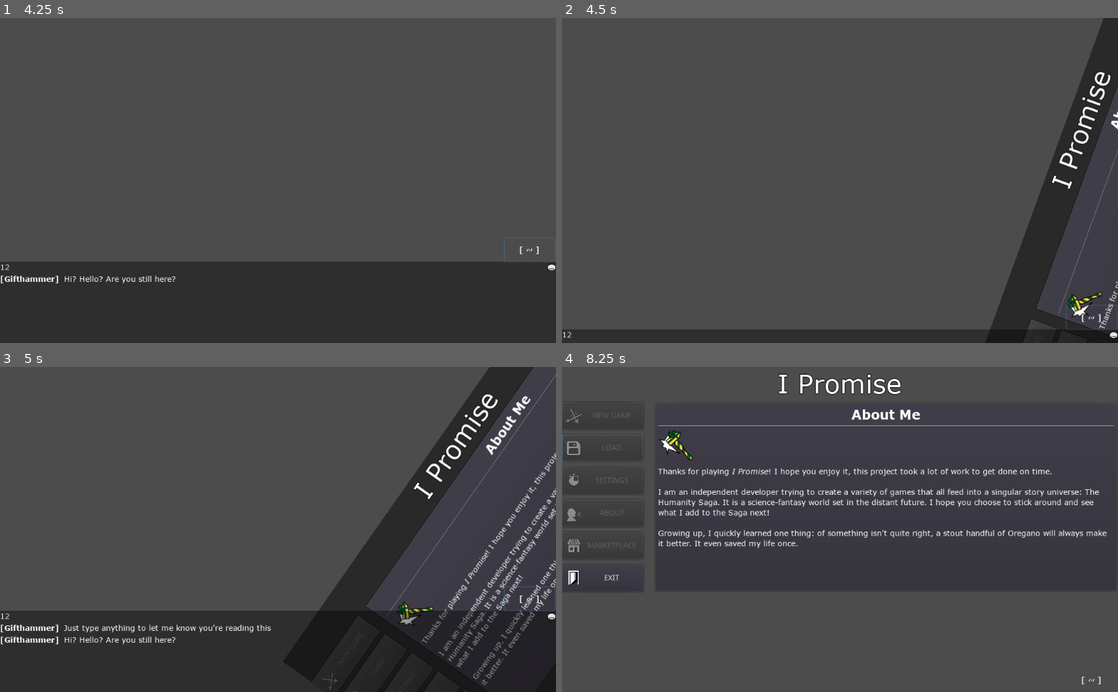
Above: before the commit, frames 1-4 (two rows, left to right).
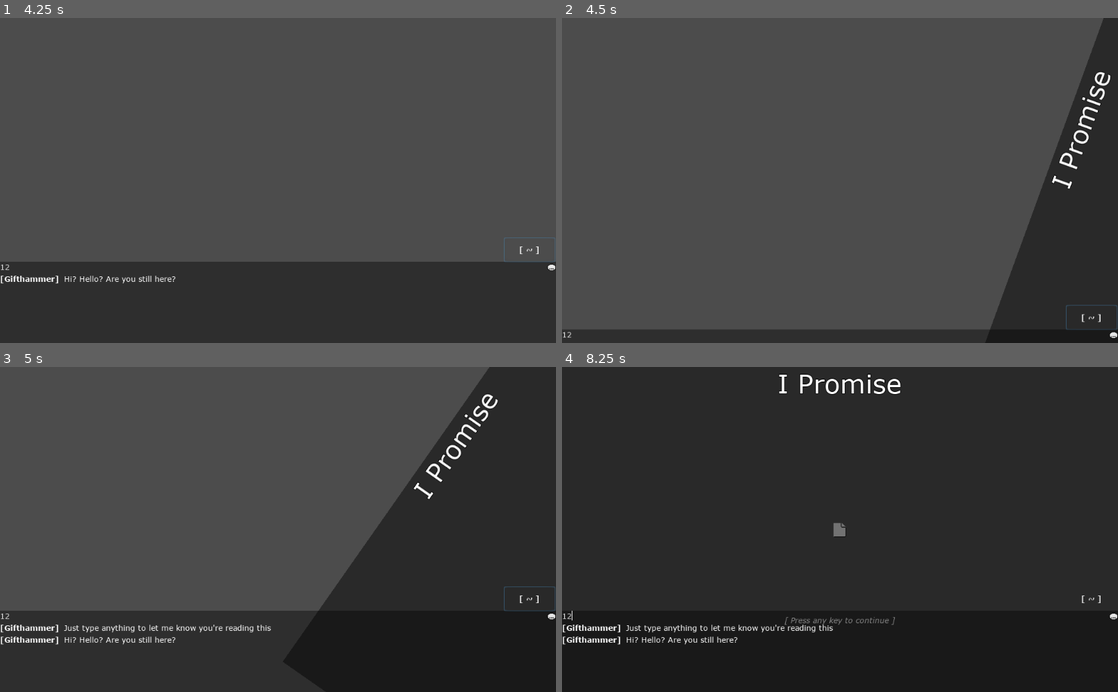
Above: after the commit, the same moments.

Repository: LanceMuch7/GWJ-31_I_Promise
Game: Godot game, scene res://src/Splash.tscn
The game is run twice, just before and just after one commit, with the same random seed, the same clock (stepped at 60 frames per second) and the same inputs.
Inputs (mouse positions are in pixels of both pictures, inside the frame that each line leads up to):
- Up to frame 1 (4.25 s): tap Enter (ui_accept) at 0.5, 0.77 s; move the mouse to (400, 164) at 0.52 s; click (400, 164) at 0.67 s; click "[ ~ ]" at 1.25 s; click (278, 265) at 2.02 s; type "12" at 2.1 s; click "[ ~ ]" at 2.75 s; click "[ ~ ]" at 3.5 s
- Up to frame 2 (4.5 s): tap Enter (ui_accept) at 4.25 s; move the mouse to (728, 196) at 4.27 s; click (728, 196) at 4.42 s
- Up to frame 3 (5 s): tap Enter (ui_accept) at 4.52 s
- Up to frame 4 (8.25 s): move the mouse to (895, 458) at 5.02 s; click (895, 458) at 5.17 s; tap Enter (ui_accept) at 5.75, 6.02, 6.77, 7.52 s; move the mouse to (812, 594) at 5.77 s; click (812, 594) at 5.92 s; move the mouse to (1006, 578) at 6.52 s; click (1006, 578) at 6.67 s; move the mouse to (673, 480) at 7.27 s; click (673, 480) at 7.42 s; click "[ Press any key to continue ]" at 8 s

Frame 1 is identical in both runs. In frame 2, 5.5% of the frame differs, in the area x 83-100%, y 20-100%; in frame 3, 14%; in frame 4, 77%, in the area x 0-100%, y 0-100%.

Commit message:
nearly finished Button Enable puzzle

Diff:
--- a/project.godot
+++ b/project.godot
@@ -39,6 +39,12 @@
 , Object(InputEventKey,"resource_local_to_scene":false,"resource_name":"","device":0,"alt":false,"shift":false,"control":false,"meta":false,"command":false,"pressed":false,"scancode":96,"unicode":0,"echo":false,"script":null)
  ]
 }
+select={
+"deadzone": 0.5,
+"events": [ Object(InputEventMouseButton,"resource_local_to_scene":false,"resource_name":"","device":0,"alt":false,"shift":false,"control":false,"meta":false,"command":false,"button_mask":0,"position":Vector2( 0, 0 ),"global_position":Vector2( 0, 0 ),"factor":1.0,"button_index":1,"pressed":false,"doubleclick":false,"script":null)
+, Object(InputEventJoypadButton,"resource_local_to_scene":false,"resource_name":"","device":0,"button_index":0,"pressure":0.0,"pressed":false,"script":null)
+ ]
+}
 
 [rendering]
 
--- a/src/Debugger.gd
+++ b/src/Debugger.gd
@@ -16,10 +16,18 @@
 	[ # part 2
 		"Oh you found it! Huh... no idea how it got all the way over there"
 	],
-	[""],
-	[""],
-	[""],
-	[""],
+	[ # part 3
+		""],
+	[ # part 4
+		"Huh, not sure why I forgot to add a Play button line item",
+		"Here. This will fix it...",
+		"SetUiEnabled Bg/VBox/Divide/Buttons/NewGame true",
+		"Grrr... more errors",
+	],
+	[ # part 5
+		""],
+	[ # part 6
+		""],
 	[""],
 	[""],
 	[""],
@@ -66,6 +74,9 @@
 		if step == 0:
 			GameState.SetStep(1)
 			_queueTimer()
+		elif step == 4 and RespIdx == 2:
+			RespIdx += 1
+			_queueTimer()
 	else:
 		if step == 0 and RespIdx < responses[step].size()-1:
 			RespIdx += 1
@@ -75,6 +86,12 @@
 			_queueTimer()
 		elif step == 2:
 			GameState.SetStep(3)
+		elif step == 4 and RespIdx == 0:
+			RespIdx += 1
+			_queueTimer()
+		elif step == 4 and RespIdx == 1:
+			RespIdx += 1
+			_onSubmitted(responses[GameState.Step][RespIdx])
 
 
 func _onToggled():
--- /dev/null
+++ b/src/Draggable.gd
@@ -0,0 +1,25 @@
+extends TextureRect
+
+var slctd = false
+var hovering = false
+onready var staticPos = rect_position
+
+
+func _ready():
+	connect("gui_input", self, "_onGUI")
+	connect("mouse_entered", self, "_onHover")
+	connect("mouse_exited", self, "_onLeave")
+
+
+func _onGUI(event:InputEvent):
+	if hovering and event is InputEventMouseButton:
+		slctd = event.is_pressed()
+	elif slctd and event is InputEventMouseMotion:
+		rect_global_position = get_tree().current_scene.get_global_mouse_position() - rect_size/2
+		pass
+
+func _onLeave():
+	hovering = false
+
+func _onHover():
+	hovering = true
--- a/src/GameState.gd
+++ b/src/GameState.gd
@@ -22,10 +22,10 @@
 #	1 = player responds to console
 #	2 = title menu locked into place
 #	3 = I acknowledge menu
-#	4 = unlocked Settings
-#	5 =
-#	6 =
-#	7 = unlocked other menus
+#	4 = unlocked buttons
+#	5 = play still broken
+#	6 = found Oregano for play button
+#	7 = (first) reboot
 #	8 =
 #	9 =
 var Step = 0
--- a/src/SettingsMenu.gd
+++ b/src/SettingsMenu.gd
@@ -1,19 +1,14 @@
 extends PanelContainer
-
-signal ButtonToggled
-
-
-func _ready():
-	pass
-	# @TODO: FIX ALL $ REFERENCES
-	# Initialize option values
 
 
 func _emit(prop, pressed):
-	var btn = get_parent().get_node("Buttons/"+prop)
+	var m = get_node("Main/Tabs/Misc")
+	get_parent().get_node("Buttons/"+prop).disabled = not pressed
 
-	btn.disabled = not pressed
-#	emit_signal("ButtonToggled", prop, pressed)
+	if GameState.Step == 3:
+		if m.get_node("ToggleAbout/HBox/Button").pressed and m.get_node("ToggleLoad/HBox/Button").pressed and m.get_node("ToggleMarket/HBox/Button").pressed and m.get_node("ToggleExit/HBox/Button").pressed:
+			GameState.SetStep(4)
+			Debugger.CompleteAction()
 
 
 func _onMarketToggled(button_pressed):
--- a/src/TitleMenu.gd
+++ b/src/TitleMenu.gd
@@ -13,7 +13,7 @@
 		$Bg/VBox/Start.disabled = false
 		$Bg/VBox/Divide/Buttons/Settings.disabled = false
 		$Bg/VBox/Divide/Buttons/Exit.set_button_mask(BUTTON_MASK_LEFT)
-		if GameState.Step > 5:
+		if GameState.Step > 4:
 			$Bg/VBox/Divide/Buttons/Settings.disabled = false
 
 func _unhandled_key_input(event):
@@ -30,8 +30,16 @@
 			else:
 				$Bg.rect_position = offset
 			$Bg.rect_rotation = _getAngle()
-	elif GameState.Step > 2:
+	elif GameState.Step > 3:
 		_startPressed()
+		$Bg/VBox/Divide/Buttons/LoadGame.disabled = false
+		$Bg/VBox/Divide/Buttons/About.disabled = false
+		$Bg/VBox/Divide/Buttons/Store.disabled = false
+		if GameState.Step == 4:
+			GameState.SetStep(5)
+			Debugger.CompleteAction()
+		if GameState.Step > 4:
+			$Bg/VBox/Divide/Buttons/NewGame.disabled = false
 
 
 func HideAllPanels():
@@ -40,11 +48,14 @@
 	$Bg/VBox/Divide/About.hide()
 	$Bg/VBox/Divide/Market.hide()
 	$Bg/VBox/Divide/ExitConfirm.hide()
+	$Oregano.hide()
 
 func ShowPanel(panel):
 	var ena = panel.visible
 	HideAllPanels()
 	panel.visible = not ena
+	if panel == $Bg/VBox/Divide/About and true: #@TODO: replace true with step condition
+		$Oregano.visible = panel.visible
 
 
 func _getAngle():
@@ -80,3 +91,7 @@
 	$Bg/VBox/Start.hide()
 	$Bg/Fade.hide()
 	$Bg/VBox/Divide.show()
+
+
+func _on_Oregano_mouse_entered():
+	pass # Replace with function body.
--- a/src/TitleMenu.tscn
+++ b/src/TitleMenu.tscn
@@ -16,6 +16,8 @@
 [ext_resource path="res://src/SettingsMenu.gd" type="Script" id=14]
 [ext_resource path="res://src/InputTypes/Slider.tscn" type="PackedScene" id=15]
 [ext_resource path="res://src/InputTypes/Switch.tscn" type="PackedScene" id=16]
+[ext_resource path="res://Images/Sprites/pouch.png" type="Texture" id=17]
+[ext_resource path="res://src/Draggable.gd" type="Script" id=18]
 
 [node name="TitleMenu" type="Control"]
 anchor_right = 1.0
@@ -66,6 +68,7 @@
 fit_content_height = true
 
 [node name="Divide" type="HBoxContainer" parent="Bg/VBox"]
+visible = false
 margin_top = 65.0
 margin_right = 1023.0
 margin_bottom = 415.0
@@ -152,6 +155,7 @@
 }
 
 [node name="About" parent="Bg/VBox/Divide" instance=ExtResource( 11 )]
+visible = false
 
 [node name="Title" parent="Bg/VBox/Divide/About/Main" index="0"]
 text = "About Me"
@@ -168,13 +172,13 @@
 custom_fonts/normal_font = ExtResource( 13 )
 bbcode_enabled = true
 bbcode_text = "[img]Images/Gifthammer_Clear_64.png[/img]
-Thanks for playing [i]I Promise[/i]! I hope you enjoy it, this project took a lot of work to get done on time.
+Thanks for choosing to play [i]I Promise[/i]! I hope you enjoy it; this project took a lot of work to get done on time.
 
 I am an independent developer trying to create a variety of games that all feed into a singular story universe: The Humanity Saga. It is a science-fantasy world set in the distant future. I hope you choose to stick around and see what I add to the Saga next!
 
 Growing up, I quickly learned one thing: of something isn't quite right, a stout handful of Oregano will always make it better. It even saved my life once. "
 text = "
-Thanks for playing I Promise! I hope you enjoy it, this project took a lot of work to get done on time.
+Thanks for choosing to play I Promise! I hope you enjoy it; this project took a lot of work to get done on time.
 
 I am an independent developer trying to create a variety of games that all feed into a singular story universe: The Humanity Saga. It is a science-fantasy world set in the distant future. I hope you choose to stick around and see what I add to the Saga next!
 
@@ -427,15 +431,15 @@
 text = "Exit Game"
 
 [node name="Empty" type="Control" parent="Bg/VBox"]
-margin_top = 419.0
+margin_top = 65.0
 margin_right = 1023.0
-margin_bottom = 507.0
+margin_bottom = 330.0
 mouse_filter = 2
 size_flags_horizontal = 3
 size_flags_vertical = 3
 
 [node name="Start" type="Button" parent="Bg/VBox"]
-margin_top = 511.0
+margin_top = 334.0
 margin_right = 1023.0
 margin_bottom = 600.0
 focus_mode = 0
@@ -447,6 +451,24 @@
 enabled_focus_mode = 0
 text = "[ Press any key to continue ]"
 flat = true
+
+[node name="Oregano" type="TextureRect" parent="."]
+visible = false
+self_modulate = Color( 0.345098, 0.772549, 0.380392, 1 )
+anchor_left = 0.840286
+anchor_top = 0.788396
+anchor_right = 0.840286
+anchor_bottom = 0.788396
+margin_left = 21.5471
+margin_top = -127.038
+margin_right = 53.5471
+margin_bottom = -95.0375
+texture = ExtResource( 17 )
+stretch_mode = 4
+script = ExtResource( 18 )
+__meta__ = {
+"_edit_use_anchors_": true
+}
 [connection signal="pressed" from="Bg/VBox/Divide/Buttons/NewGame" to="." method="_onNewGame"]
 [connection signal="pressed" from="Bg/VBox/Divide/Buttons/LoadGame" to="." method="_onLoadGame"]
 [connection signal="pressed" from="Bg/VBox/Divide/Buttons/Settings" to="." method="_onSettings"]
Not shown: 1 places in src/TitleMenu.tscn that only renumber resources
